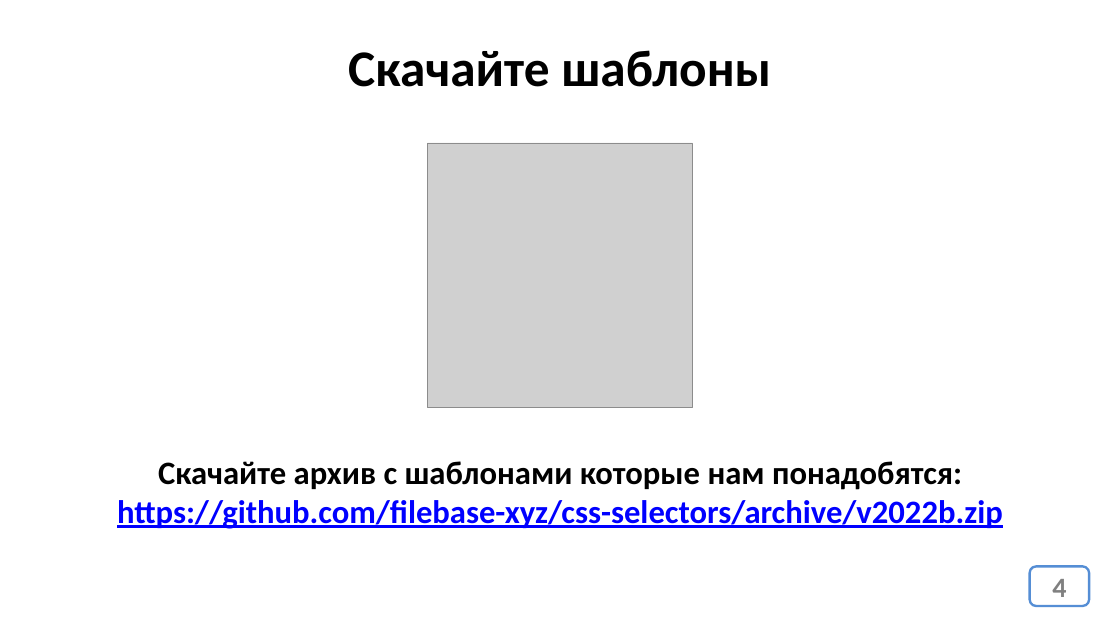
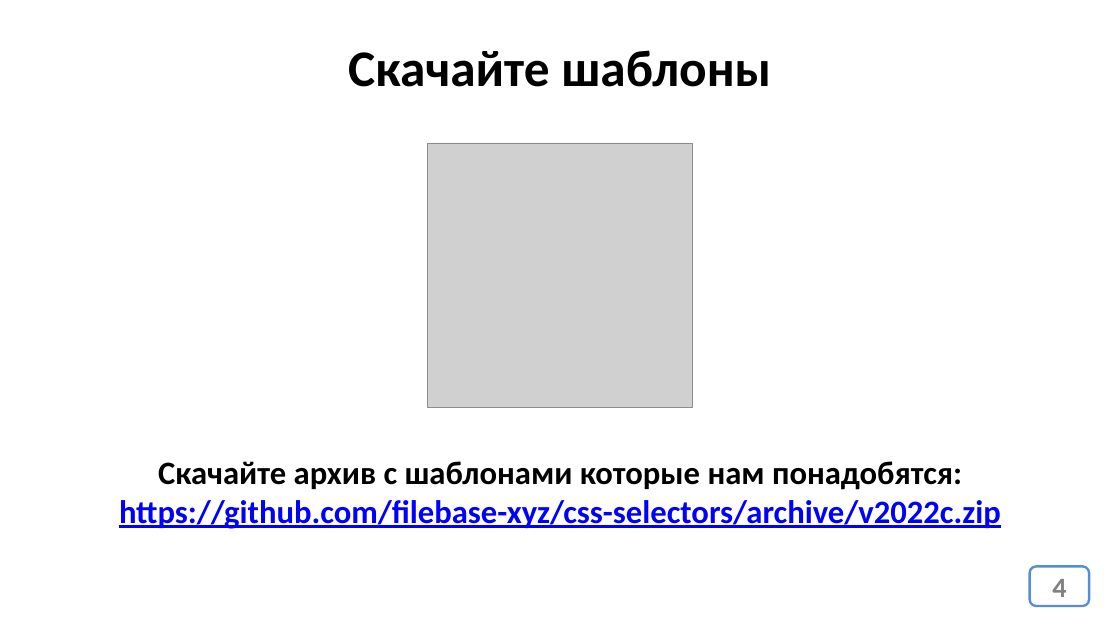
Before and after one commit to web45-ortdnipro/lesson06, a slide deck: slide 4 of lesson06.pptx. Drawn at 1120x630 pixels with LibreOffice and Linux fonts; fonts in the diff are those of the drawing; grey boxes stand for pictures. Boxes give left, top, right and bottom in pixels: in the first picture for what was removed or moved away, otherwise in the second. Text is boxed around its words. In the diff, an @@ line names an element or a change of style, - is before the commit and + after.

```diff
--- a/lesson06.pptx
+++ b/lesson06.pptx
@@ text at box(119, 461, 1001, 529): text changed @@
-Скачайте архив с шаблонами которые нам понадобятся:
-https://github.com/filebase-xyz/css-selectors/archive/v2022b.zip
+Скачайте архив с шаблонами которые нам понадобятся:
+https://github.com/filebase-xyz/css-selectors/archive/v2022c.zip
```
Also in this commit, not shown: 1 other file.
